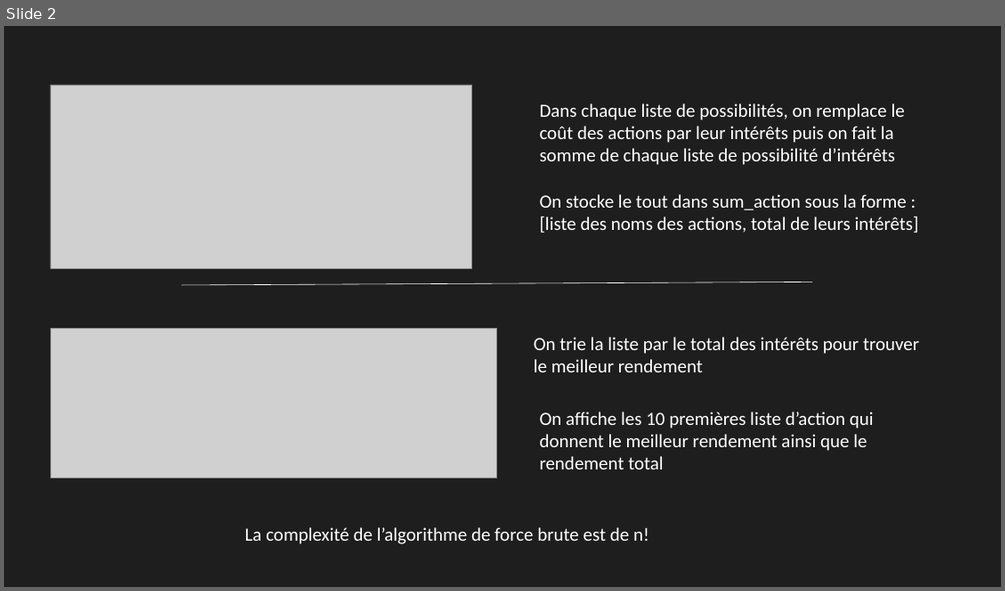
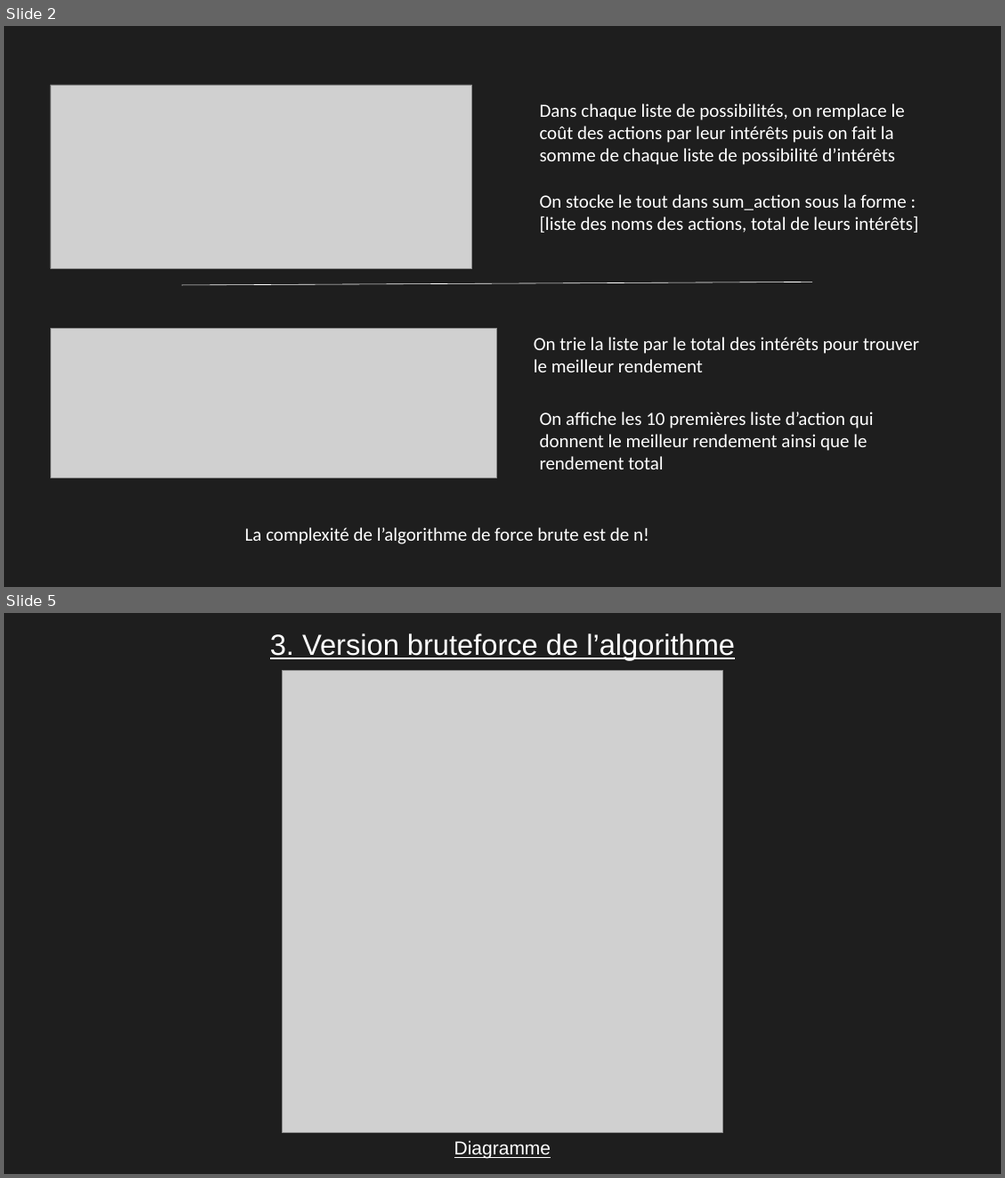
Before and after one commit to Pierre12412/AlgoInvest-Trade, a slide deck: P7_03_presentation.pptx. Shown one above the other, each under a label of ours: slide 2 before the commit, slides 2 and 5 after it; the slides between them are not shown. The pictures are 1005x591 and 1005x1178 pixels, drawn with LibreOffice and Linux fonts; fonts in the diff are those of the drawing; grey boxes stand for pictures. Boxes give left, top, right and bottom in pixels: in the first picture for what was removed or moved away, otherwise in the second. Text is boxed around its words. In the diff, an @@ line names an element or a change of style, - is before the commit and + after.

```diff
--- a/P7_03_presentation.pptx
+++ b/P7_03_presentation.pptx
@@ slide 5 added at <box>4,613,1001,1174</box>, background #1E1E1E @@
@@ text added at <box>270,633,735,660</box>, 28 pt, text #FFFFFF, underline @@
+3. Version bruteforce de l’algorithme
@@ picture added at <box>283,671,722,1133</box> @@
@@ text added at <box>454,1140,550,1159</box>, 18 pt, text #FFFFFF, underline @@
+Diagramme
```
Also in this commit, not shown: 3 slides changed, 4 other slides added, 2 other files.
